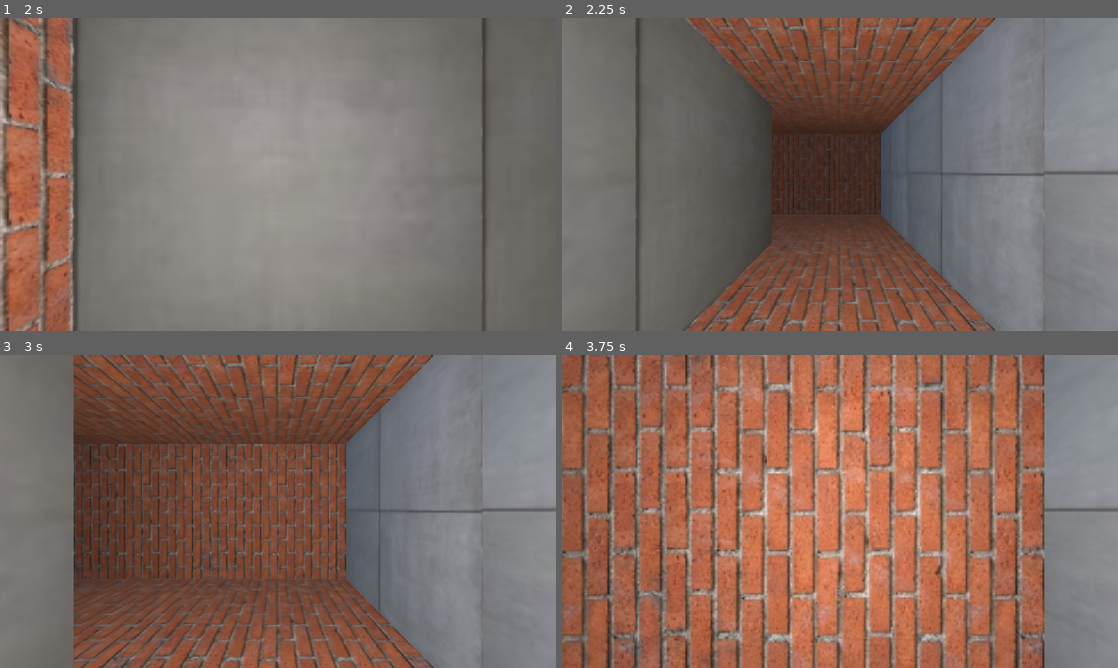
Above: before the commit, frames 1-4 (two rows, left to right).
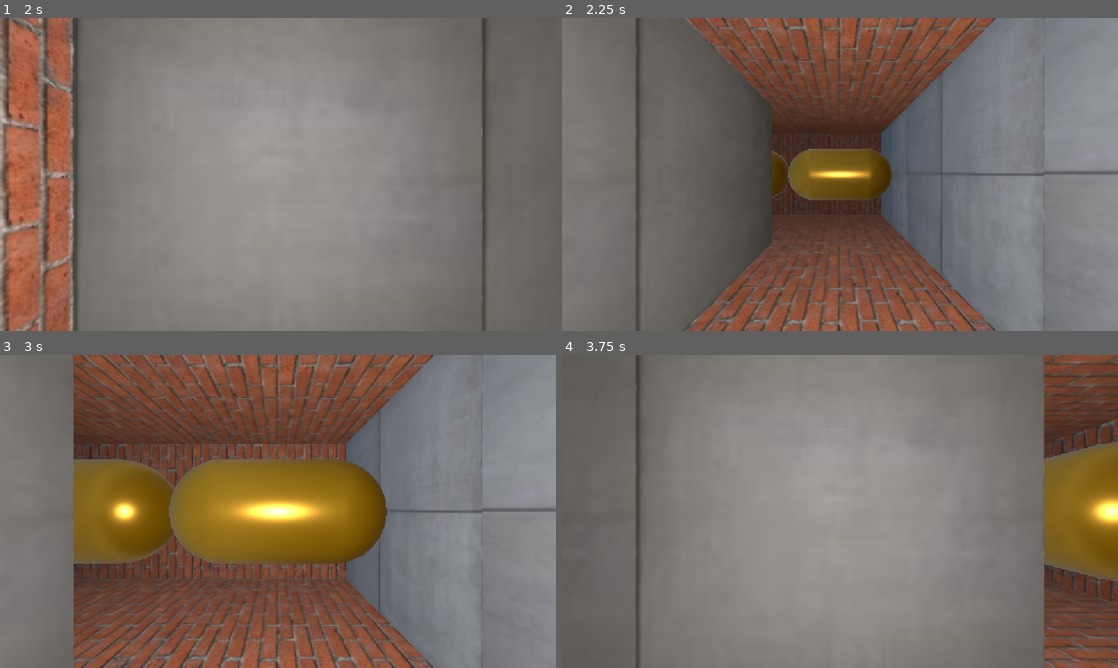
Above: after the commit, the same moments.

Repository: coopermeade-hash/Wall-Crawler
Game: Godot game, scene res://Scenes/game.tscn
Same seed, same stepped clock (60 frames per second), same inputs: the game is played once before the commit and once after it.
Inputs:
- Up to frame 1 (2 s): tap Enter at 0.5 s; hold Right (turn_right) 0.53-1.28 s; hold Space (attack) 0.53-1.28 s; hold Down (move_backward) from 1.28 s (still down); tap Z (wall_crawl) at 1.35 s
- Up to frame 2 (2.25 s): tap Enter at 2 s; release Down (move_backward) at 2.03 s; hold Right (turn_right) from 2.03 s (still down); hold Space (attack) from 2.03 s (still down)
- Up to frame 3 (3 s): release Right (turn_right) at 2.78 s; release Space (attack) at 2.78 s; hold Up (move_forward) from 2.78 s (still down); tap Z (wall_crawl) at 2.85 s
- Up to frame 4 (3.75 s): tap Enter at 3.5 s; release Up (move_forward) at 3.53 s; hold Left (turn_left) from 3.53 s (still down); hold Space (attack) from 3.53 s (still down)

Frame 1 is identical in both runs. In frame 2, 2.8% of the frame differs, in the area x 37-60%, y 41-59%; in frame 3, 16%; in frame 4, 95%, in the area x 0-100%, y 0-100%.

Commit message:
Made victims appear at any junction, not just dead ends.

Diff:
--- a/wall-crawler/Scenes/Map/WorldGen/world_gen.gd
+++ b/wall-crawler/Scenes/Map/WorldGen/world_gen.gd
@@ -23,7 +23,7 @@
 	return is_false
 
 var dead_ends = []
-
+var maze_cells = []
 
 func _init(width : int, height : int, length : int) -> void:
 	WIDTH = width
@@ -39,8 +39,8 @@
 	var cells = []
 
 	#Create a empty array that will have where our maze junctions are.
-	var maze_cells = []
-
+	maze_cells = []
+	dead_ends = []
 	#Create a empty 3D array of cells
 	for x in WIDTH:
 		cells.append([])
--- a/wall-crawler/Scenes/Map/grid_map.gd
+++ b/wall-crawler/Scenes/Map/grid_map.gd
@@ -27,7 +27,7 @@
 				set_cell_item(Vector3i(x, y, z), cells[x][y][z])
 
 	place_player()
-	place_victims(world_gen.dead_ends)
+	place_victims(world_gen.maze_cells)
 
 
 func place_player():
